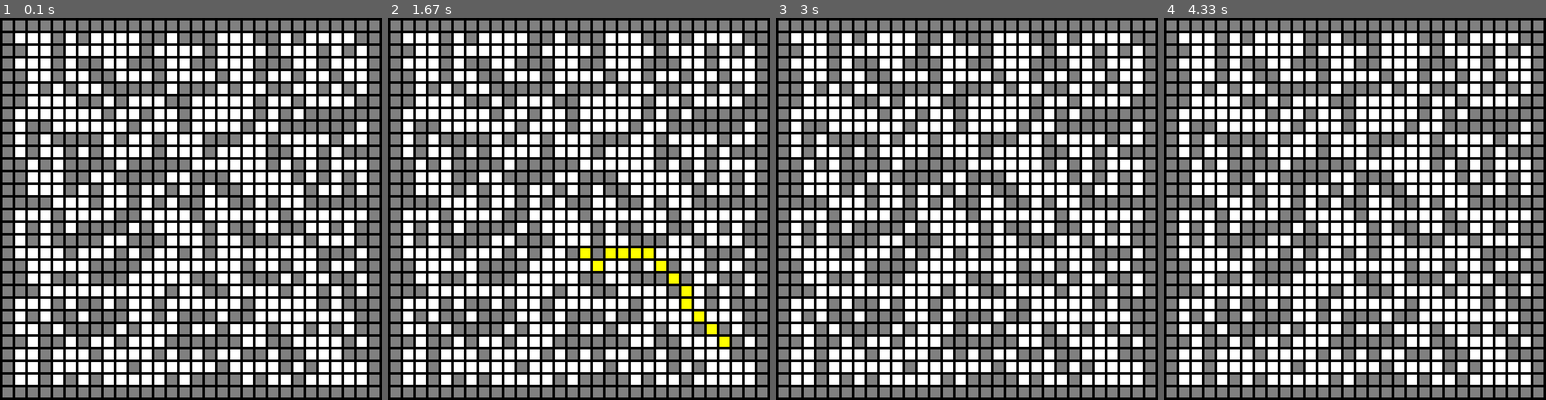
Above: before the commit, frames 1-4 (left to right).
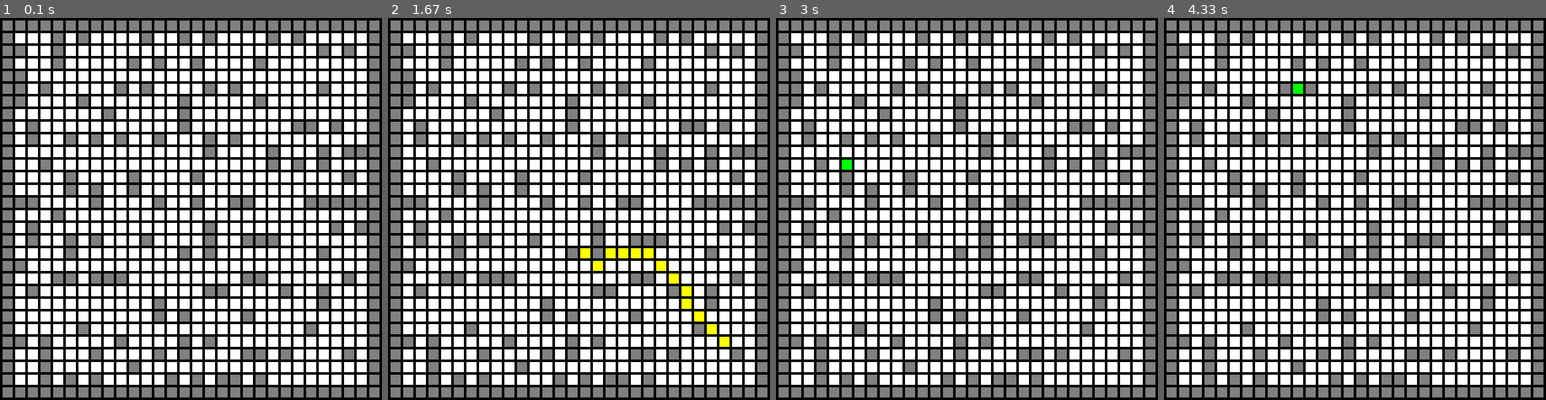
Above: after the commit, the same moments.

Repository: axwitech/pygame_astar
Game: pygame game, started from map.py
The game is run twice, just before and just after one commit, with the same random seed, the same clock (stepped at 60 frames per second) and the same inputs.
Inputs (mouse positions are in pixels of both pictures, inside the frame that each line leads up to):
- Up to frame 1 (0.1 s): no input
- Up to frame 2 (1.67 s): click (579, 209) at 0.38 s; click (617, 293) at 0.72 s; click (720, 342) at 1.05 s; right-click (582, 251) at 1.38 s
- Up to frame 3 (3 s): click (955, 144) at 1.72 s; click (905, 82) at 2.05 s; click (821, 124) at 2.38 s; click (848, 159) at 2.72 s
- Up to frame 4 (4.33 s): click (1439, 113) at 3.05 s; click (1244, 186) at 3.38 s; click (1458, 251) at 3.72 s; click (1293, 82) at 4.05 s

The runs differ from the first frame. In frame 1, 12% of the frame differs, in the area x 3-97%, y 3-97%; in frame 2, 12%; in frame 3, 12%; in frame 4, 12%.

Commit message:
some changes and preparation for a player to move

Diff:
--- a/array_backed_grid.py
+++ b/map.py
@@ -1,16 +1,7 @@
-"""
- Example program to show using an array to back a grid on-screen.
-
- Sample Python/Pygame Programs
- Simpson College Computer Science
- http://programarcadegames.com/
- http://simpson.edu/computer-science/
-
- Explanation video: http://youtu.be/mdTeqiWyFnc
-"""
 import pygame
 from node import Node
 from map_generator import Map_generator
+from pathfinder import Pathfinder
 
 # Define some colors
 BLACK = (0, 0, 0)
@@ -35,9 +26,8 @@
 # Create a 2 dimensional array. A two dimensional
 # array is simply a list of lists.
 grid = []
-openlist = {}
-closedlist = []
 map_generator = Map_generator()
+pathfinder = Pathfinder()
 # method that initiates the grid and initiates the map. updates the neighbors for it too.
 
 
@@ -78,100 +68,6 @@
                 grid[row][column].neighbor = grid[row + 1][column - 1]
             if row < ROWS - 1 and column < COLUMNS - 1:
                 grid[row][column].neighbor = grid[row + 1][column + 1]
-# help method to help debug, prints out the neighbors of the clicked node
-
-
-def print_out_neighbor(neighbor_list):
-    for neighbor in neighbor_list:
-        print(neighbor.name)
-
-# method that calculates the h score
-# https://en.wiktionary.org/wiki/Manhattan_distance
-
-
-def calculate_h_score(start_x, start_y, end_x, end_y):
-    x = abs(start_x - end_x)
-    y = abs(start_y - end_y)
-    answer = (x + y) * 10
-    return answer
-
-# a method that clears out the path colors and resets the nodes to their default state
-
-
-def clear_color_and_path(grid):
-    for row in range(ROWS):
-        for column in range(COLUMNS):
-            grid[row][column].clear_node
-            if grid[row][column].color == 'grey':
-                grid[row][column].color = 'grey'
-            elif grid[row][column].color == 'red':
-                grid[row][column].color = 'red'
-            else:
-                grid[row][column].color = 'white'
-
-# the main method that does the pathfinding
-
-
-def find_path(start_x, start_y, end_x, end_y):
-    # print("i am searching path from node", start_x, start_y, "to node", end_x, end_y)
-    grid[start_x][start_y].color = "blue"
-    grid[end_x][end_y].color = "blue"
-
-    start_point = grid[start_x][start_y]
-    end_point = grid[end_x][end_y]
-
-    openlist[start_point] = 0
-
-    while len(openlist) > 0:
-        current = min(openlist, key=openlist.get)
-        if current == end_point:
-            openlist.clear()
-            del closedlist[:]
-            current.color = "yellow"
-            path = []
-            while current.parent:
-                current.parent.color = "yellow"
-                path.append(current)
-                current = current.parent
-            path.append(current)
-            return path[::-1]
-        closedlist.append(current)
-        openlist.pop(current)
-        for neighbor in current.neighbor:
-            if neighbor in closedlist or neighbor.passable == False:
-                # print("neighbor", neighbor.name, "is on closed list or is not passable")
-                next
-            else:
-                # if the neighbor is not on the openlist, meaning that this is a completly new unvisited and unscored node then do this
-                if (neighbor in openlist) == False:
-                    # print("neighbor", neighbor.name, "is not on open list, adding it ")
-                    # set the current node that we expecting  to the neighbors parent, so we can trace the path back if this is the optimal path
-                    neighbor.parent = current
-                    # set the gscore to the parents score + 10 if its a not a diagonal neighbor
-                    neighbor.gscore = neighbor.parent.gscore + 10
-                    # set the gscore to the parents score + 14 if its a diagonal neighbor
-                    if neighbor.x != current.x and neighbor.y != current.y:
-                        neighbor.gscore = neighbor.parent.gscore + 14
-                    # calculate h score and set it
-                    neighbor.hscore = calculate_h_score(
-                        neighbor.x, neighbor.y, end_point.x, end_point.y)
-                    # calculate f score and set it
-                    neighbor.fscore = neighbor.hscore + neighbor.gscore
-                    # add the neighbor to the openlist with the calculated f score
-                    openlist[neighbor] = neighbor.fscore
-                # if the neighbor is on the openlist we need to recalculate the fscore again
-                elif neighbor in openlist:
-                    # print("neighbor", neighbor.name, "is on the open list")
-                    tempG = neighbor.parent.gscore + 10
-                    neighbor.gscore = neighbor.parent.gscore + 10
-                    if neighbor.x != current.x and neighbor.y != current.y:
-                        neighbor.gscore = neighbor.parent.gscore + 14
-                    if tempG < neighbor.gscore:
-                        neighbor.gscore = tempG
-                        neighbor.hscore = calculate_h_score(
-                            neighbor.x, neighbor.y, end_point.x, end_point.y)
-                        neighbor.fscore = neighbor.hscore + neighbor.gscore
-                        openlist[neighbor] = neighbor.fscore
 
 
 init_game()
@@ -184,7 +80,7 @@
 screen = pygame.display.set_mode(WINDOW_SIZE)
 
 # Set title of screen
-pygame.display.set_caption("Array Backed Grid")
+pygame.display.set_caption("Pathfinding and Random levels")
 
 # Loop until the user clicks the close button.
 done = False
@@ -201,8 +97,7 @@
             done = True  # Flag that we are done so we exit this loop
         elif event.type == pygame.MOUSEBUTTONDOWN:
             if event.button == 1:
-                clear_color_and_path(grid)
-                # reset_colors()
+                pathfinder.clear_color_and_path(grid)
                 # User clicks the mouse. Get the position
                 pos = pygame.mouse.get_pos()
                 # Change the x/y screen coordinates to grid coordinates
@@ -210,7 +105,6 @@
                 row = pos[1] // (HEIGHT + MARGIN)
                 start_x = row
                 start_y = column
-                # Set that location to one
                 if grid[row][column].color == "red":
                     # print("Grid coordinates: ", row, column, "Node color: ", grid[row][column].color, "Node is passable: ", grid[row][column].passable,
                     #      "Node name is: ", grid[row][column].name, "My neighbors are :", "My neighbors are: ", print_out_neighbor(grid[row][column].neighbor))
@@ -250,7 +144,7 @@
                     grid[row][column].color = "green"
                     # print("Grid coordinates: ", row, column, "Node color: ", grid[row][column].color, "Node is passable: ", grid[row][column].passable,
                     #      "Node name is: ", grid[row][column].name, "My neighbors are :", "My neighbors are: ", print_out_neighbor(grid[row][column].neighbor))
-                    find_path(start_x, start_y, end_x, end_y)
+                    pathfinder.find_path(grid, start_x, start_y, end_x, end_y)
 
     # Set the screen background
     screen.fill(BLACK)
--- a/map_generator.py
+++ b/map_generator.py
@@ -2,7 +2,7 @@
 ROWS = 30
 COLUMNS = 30
 WALLS = 40
-ITERATIONS = 3
+ITERATIONS = 10
 
 
 class Map_generator:
@@ -11,9 +11,15 @@
         for row in range(ROWS):
             for column in range(COLUMNS):
                 chance = random.randint(0, 100)
+                current = grid[row][column]
                 if chance <= WALLS:
-                    grid[row][column].color = 'grey'
-                    grid[row][column].passable = False
+                    for node in current.neighbor:
+                        if node.x != current.x and node.y != current.y:
+                            node.color = "white"
+                            current.passable = True
+                        else:
+                            current.color = 'grey'
+                            current.passable = False
         # set all the borders to walls, make them grey and make them not passable and mark the borders are border
         for row in range(COLUMNS):
             grid[0][row].passable = False
--- /dev/null
+++ b/pathfinder.py
@@ -0,0 +1,89 @@
+ROWS = 30
+COLUMNS = 30
+openlist = {}
+closedlist = []
+path = []
+
+
+class Pathfinder:
+
+    def calculate_h_score(self, start_x, start_y, end_x, end_y):
+        x = abs(start_x - end_x)
+        y = abs(start_y - end_y)
+        answer = (x + y) * 10
+        return answer
+
+    def clear_color_and_path(self, grid):
+        openlist.clear()
+        del closedlist[:]
+        del path[:]
+        for row in range(ROWS):
+            for column in range(COLUMNS):
+                grid[row][column].clear_node
+                if grid[row][column].color == 'grey':
+                    grid[row][column].color = 'grey'
+                    grid[row][column].passable = False
+                elif grid[row][column].color == 'red':
+                    grid[row][column].color = 'red'
+                else:
+                    grid[row][column].color = 'white'
+
+    def find_path(self, grid, start_x, start_y, end_x, end_y):
+        # print("i am searching path from node", start_x, start_y, "to node", end_x, end_y)
+        grid[start_x][start_y].color = "blue"
+        grid[end_x][end_y].color = "blue"
+
+        start_point = grid[start_x][start_y]
+        end_point = grid[end_x][end_y]
+
+        openlist[start_point] = 0
+
+        while len(openlist) > 0:
+            current = min(openlist, key=openlist.get)
+            if current == end_point:
+                openlist.clear()
+                del closedlist[:]
+                current.color = "yellow"
+                while current.parent:
+                    current.parent.color = "yellow"
+                    path.append(current)
+                    current = current.parent
+                path.append(current)
+                return path[::-1]
+            closedlist.append(current)
+            openlist.pop(current)
+            for neighbor in current.neighbor:
+                if neighbor in closedlist or neighbor.passable == False:
+                    # print("neighbor", neighbor.name, "is on closed list or is not passable")
+                    next
+                else:
+                    # if the neighbor is not on the openlist, meaning that this is a completly new unvisited and unscored node then do this
+                    if (neighbor in openlist) == False:
+                        # print("neighbor", neighbor.name, "is not on open list, adding it ")
+                        # set the current node that we expecting  to the neighbors parent, so we can trace the path back if this is the optimal path
+                        neighbor.parent = current
+                        # set the gscore to the parents score + 10 if its a not a diagonal neighbor
+                        neighbor.gscore = neighbor.parent.gscore + 10
+                        # set the gscore to the parents score + 14 if its a diagonal neighbor
+                        if neighbor.x != current.x and neighbor.y != current.y:
+                            neighbor.gscore = neighbor.parent.gscore + 14
+                        # calculate h score and set it
+                        neighbor.hscore = self.calculate_h_score(
+                            neighbor.x, neighbor.y, end_point.x, end_point.y)
+                        # calculate f score and set it
+                        neighbor.fscore = neighbor.hscore + neighbor.gscore
+                        # add the neighbor to the openlist with the calculated f score
+                        openlist[neighbor] = neighbor.fscore
+                    # if the neighbor is on the openlist we need to recalculate the fscore again
+                    elif neighbor in openlist:
+                        # print("neighbor", neighbor.name, "is on the open list")
+                        tempG = neighbor.parent.gscore + 10
+                        neighbor.gscore = neighbor.parent.gscore + 10
+                        if neighbor.x != current.x and neighbor.y != current.y:
+                            neighbor.gscore = neighbor.parent.gscore + 14
+                        if tempG < neighbor.gscore:
+                            neighbor.gscore = tempG
+                            neighbor.hscore = self.calculate_h_score(
+                                neighbor.x, neighbor.y, end_point.x, end_point.y)
+                            neighbor.fscore = neighbor.hscore + neighbor.gscore
+                            openlist[neighbor] = neighbor.fscore
Empty file added: player.py
